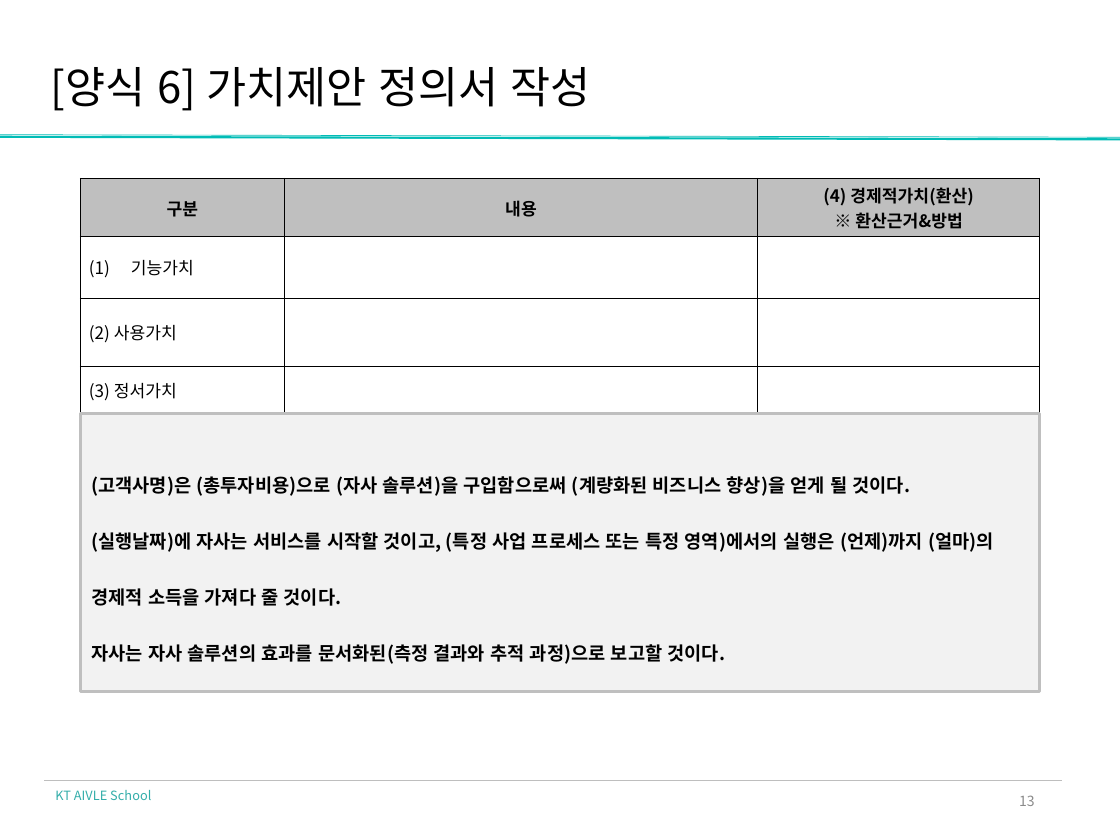
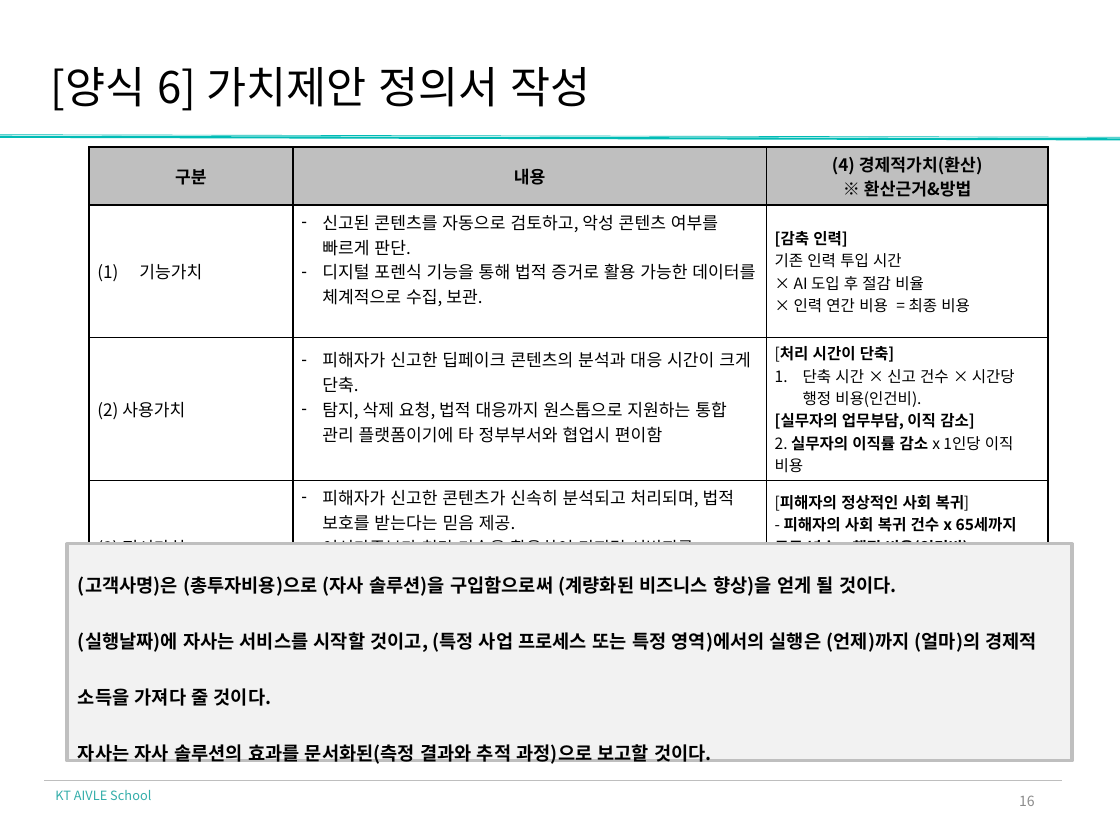
Before and after one commit to yangjung-woo/KT-Workspace, a slide deck: slide 12 of KT_AIVLE_DX_Regular_course/Week1/DX_제안 전략 수립_실습자료/DX_제안전략수립_딥페이크 범죄 탐지 솔루션.pptx (slide 9 before the commit). Drawn at 1120x840 pixels with LibreOffice and Linux fonts; fonts in the diff are those of the drawing; background and template pictures are left out. Boxes give left, top, right and bottom in pixels: in the first picture for what was removed or moved away, otherwise in the second. Text is boxed around its words. In the diff, an @@ line names an element or a change of style, - is before the commit and + after.

```diff
--- a/KT_AIVLE_DX_Regular_course/Week1/DX_제안 전략 수립_실습자료/DX_제안전략수립_딥페이크 범죄 탐지 솔루션.pptx
+++ b/KT_AIVLE_DX_Regular_course/Week1/DX_제안 전략 수립_실습자료/DX_제안전략수립_딥페이크 범죄 탐지 솔루션.pptx
@@ table at [88, 147, 1048, 588] @@
-row 2, column 2: 
+row 2, column 2: 신고된 콘텐츠를 자동으로 검토하고, 악성 콘텐츠 여부를 빠르게 판단. / 디지털 포렌식 기능을 통해 법적 증거로 활용 가능한 데이터를 체계적으로 수집, 보관.
-row 2, column 3: 
+row 2, column 3: [감축 인력] / 기존 인력 투입 시간 / × AI 도입 후 절감 비율 / × 인력 연간 비용 = 최종 비용
-row 3, column 2: 
+row 3, column 2: 피해자가 신고한 딥페이크 콘텐츠의 분석과 대응 시간이 크게 단축. / 탐지, 삭제 요청, 법적 대응까지 원스톱으로 지원하는 통합 관리 플랫폼이기에 타 정부부서와 협업시 편이함
-row 3, column 3: 
+row 3, column 3: [처리 시간이 단축] / 단축 시간 × 신고 건수 × 시간당 행정 비용(인건비). / [실무자의 업무부담, 이직 감소] / 2. 실무자의 이직률 감소 x 1인당 이직 비용
-row 4, column 2: 
+row 4, column 2: 피해자가 신고한 콘텐츠가 신속히 분석되고 처리되며, 법적 보호를 받는다는 믿음 제공. / 여성가족부가 첨단 기술을 활용하여 디지털 성범죄를 예방한다는 인식 강화 , 사회적 이미지 개선
-row 4, column 3: 
+row 4, column 3: [피해자의 정상적인 사회 복귀] / - 피해자의 사회 복귀 건수 x 65세까지 근무 년수 x 행정 비용(인건비)
@@ table: place and size @@
-table at [81, 178, 1040, 405]
+table at [88, 147, 1048, 588]
@@ rectangle "(고객사명)은 (총투자비용)으로 (자사 솔루션)을 구입함으로써 ...": place and size @@
-rectangle "(고객사명)은 (총투자비용)으로 (자사 솔루션)을 구입함으로써 ..." at [81, 413, 1039, 691]
+rectangle "(고객사명)은 (총투자비용)으로 (자사 솔루션)을 구입함으로써 ..." at [67, 544, 1072, 762]
@@ page number at [1019, 795, 1035, 806]: text changed @@
-13
+16
```
Also in this commit, not shown: 7 other slides changed, 3 slides added, 3 other files.
